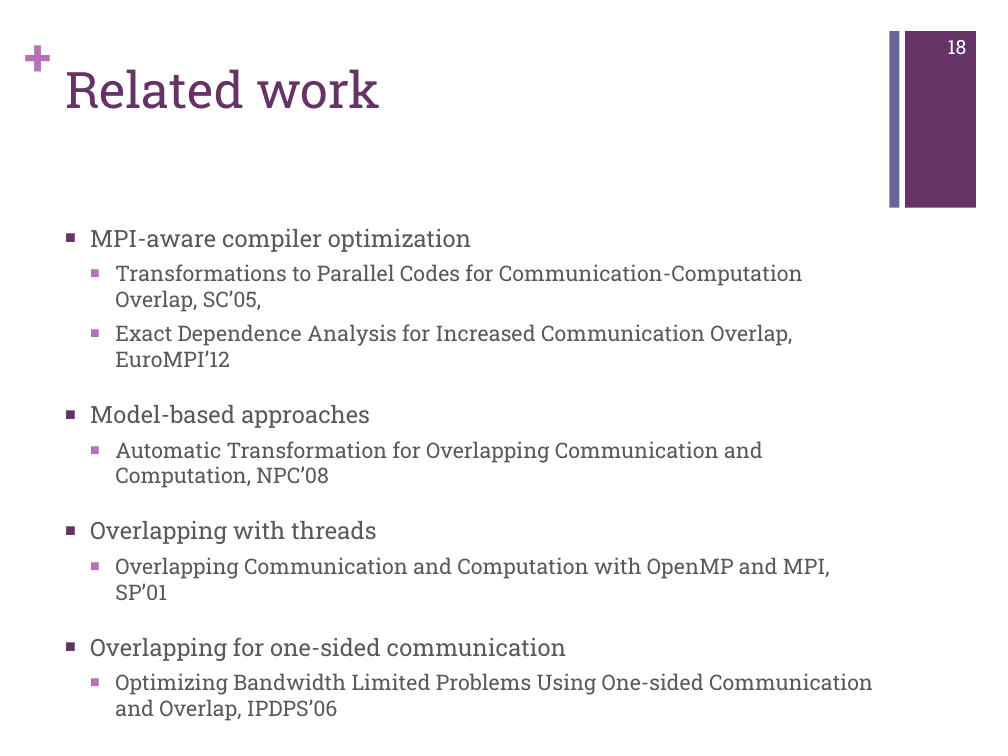
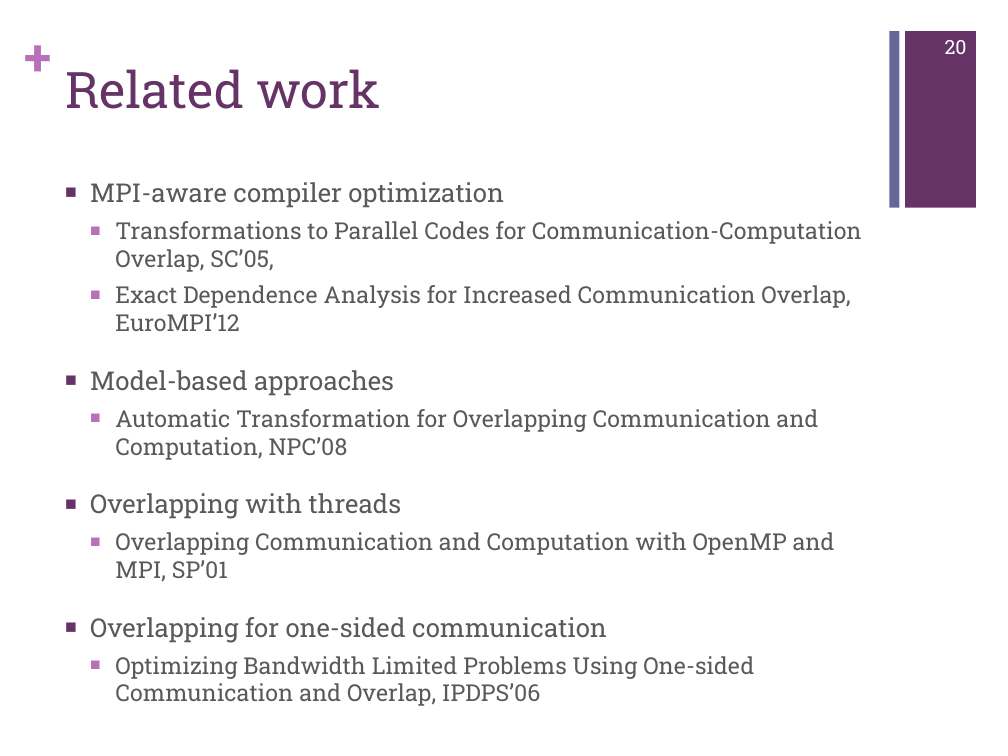
Before and after one commit to jichi-uccs/cco-paper, a slide deck: slide 20 of slides.pptx (slide 18 before the commit). Drawn at 1008x756 pixels with LibreOffice and Linux fonts; fonts in the diff are those of the drawing. Boxes give left, top, right and bottom in pixels: in the first picture for what was removed or moved away, otherwise in the second. Text is boxed around its words. In the diff, an @@ line names an element or a change of style, - is before the commit and + after.

```diff
--- a/slides.pptx
+++ b/slides.pptx
@@ page number at box(945, 40, 967, 54): text changed @@
-18
+20
@@ text "MPI-aware compiler optimization": place and size @@
-text "MPI-aware compiler optimization" at box(90, 229, 873, 721)
+text "MPI-aware compiler optimization" at box(90, 182, 862, 679)
@@ text "MPI-aware compiler optimization" at box(90, 182, 862, 679): size 17 to 18.5 pt in "MPI-aware compiler optimization", "Model-based approaches", "Overlapping with threads", "Overlapping for one-sided communication"; size 15.3 to 16.6 pt in "Transformations to Parallel Codes for Communication-Computat ...", "Exact Dependence Analysis for Increased Communication Overla ...", "Automatic Transformation for Overlapping Communication and C ...", "Overlapping Communication and Computation with OpenMP and ..." and 1 more places @@
```
Also in this commit, not shown: 11 other slides changed, 2 slides added.
